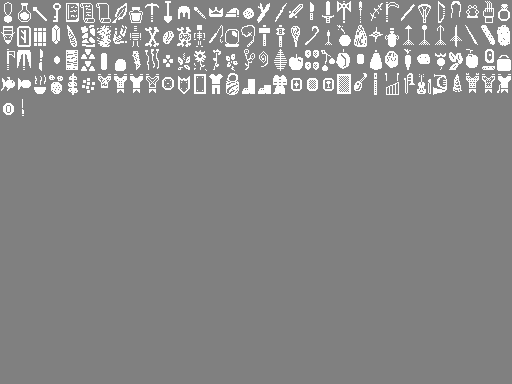
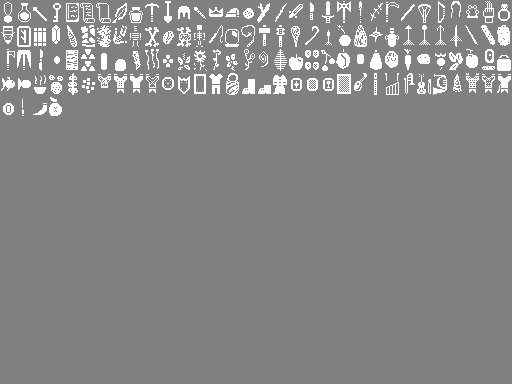
Revision of a layered w=512, h=384 image; what changed, layer by layer:
painted on "Background" over box(33, 97, 62, 116)
